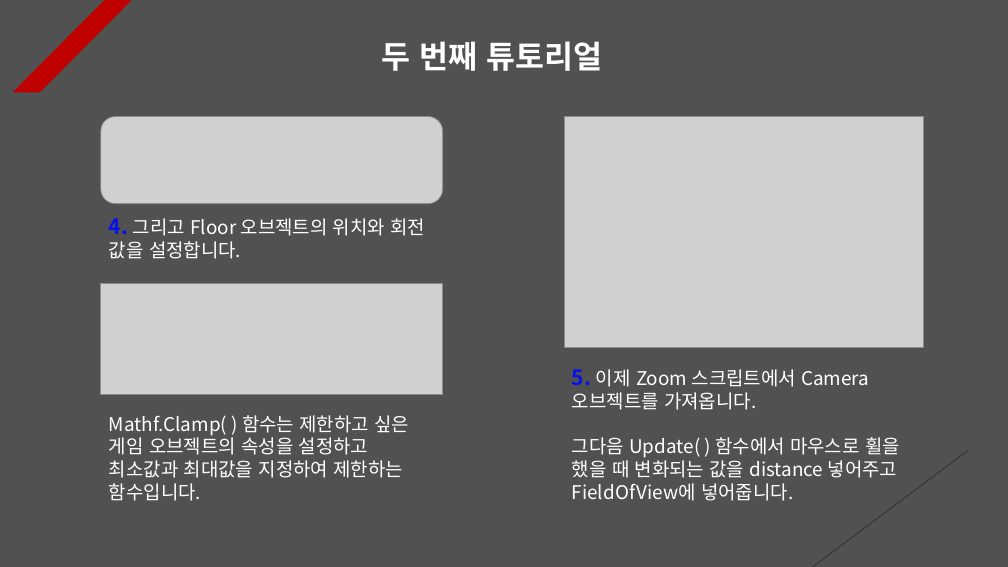
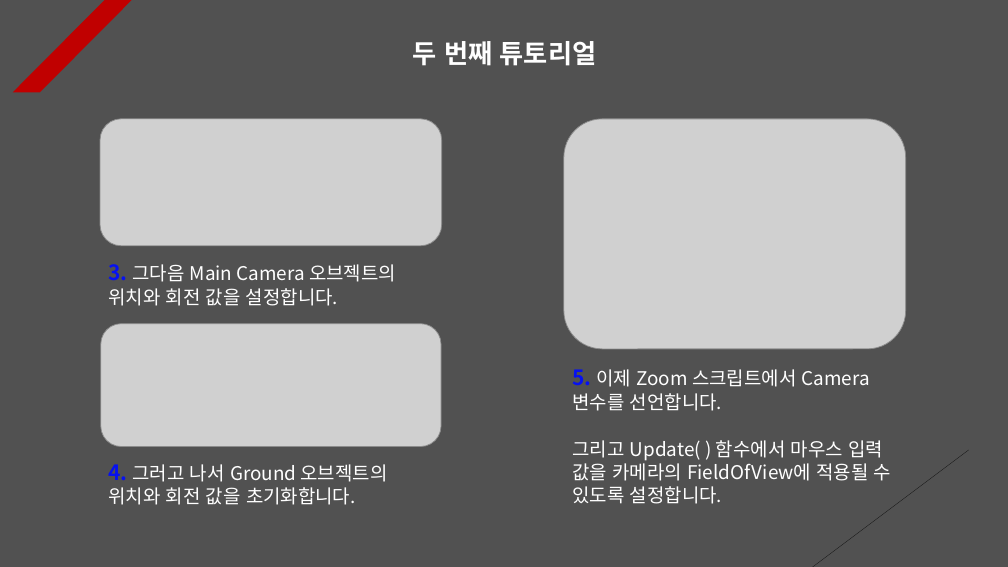
Before and after one commit to Unity2033/3D-UnityEngine, a slide deck: slide 2 of Assets/Class/Mouse Drag Function/PPT Data/Mouse Drag Example.pptx. Drawn at 1008x567 pixels with LibreOffice and Linux fonts; fonts in the diff are those of the drawing; grey boxes stand for pictures. Boxes give left, top, right and bottom in pixels: in the first picture for what was removed or moved away, otherwise in the second. Text is boxed around its words. In the diff, an @@ line names an element or a change of style, - is before the commit and + after.

```diff
--- a/Assets/Class/Mouse Drag Function/PPT Data/Mouse Drag Example.pptx
+++ b/Assets/Class/Mouse Drag Function/PPT Data/Mouse Drag Example.pptx
@@ text "두 번째 튜토리얼" at (x1=413, y1=41, x2=596, y2=66): size 30 to 25 pt; alignment left to centre @@
@@ picture resized from (x1=101, y1=116, x2=442, y2=203) to (x1=100, y1=119, x2=442, y2=246) @@
@@ picture resized from (x1=565, y1=117, x2=924, y2=348) to (x1=564, y1=119, x2=906, y2=349) @@
@@ text at (x1=108, y1=264, x2=396, y2=306): text changed @@
-4. 그리고 Floor 오브젝트의 위치와 회전 값을 설정합니다.
+3. 그다음 Main Camera 오브젝트의 위치와 회전 값을 설정합니다.
@@ picture removed at (x1=101, y1=284, x2=442, y2=395) @@
@@ picture added at (x1=101, y1=324, x2=441, y2=447) @@
@@ text at (x1=572, y1=369, x2=891, y2=504): text changed @@
-5. 이제 Zoom 스크립트에서 Camera 오브젝트를 가져옵니다.
-그다음 Update( ) 함수에서 마우스로 휠을 했을 때 변화되는 값을 distance 넣어주고 FieldOfView에 넣어줍니다.
+5. 이제 Zoom 스크립트에서 Camera 변수를 선언합니다.
+그리고 Update( ) 함수에서 마우스 입력 값을 카메라의 FieldOfView에 적용될 수 있도록 설정합니다.
@@ text at (x1=108, y1=464, x2=388, y2=505): text changed @@
-Mathf.Clamp( ) 함수는 제한하고 싶은 게임 오브젝트의 속성을 설정하고 최소값과 최대값을 지정하여 제한하는 함수입니다.
+4. 그러고 나서 Ground 오브젝트의 위치와 회전 값을 초기화합니다.
```
Also in this commit, not shown: 4 other slides changed, 44 other files.
